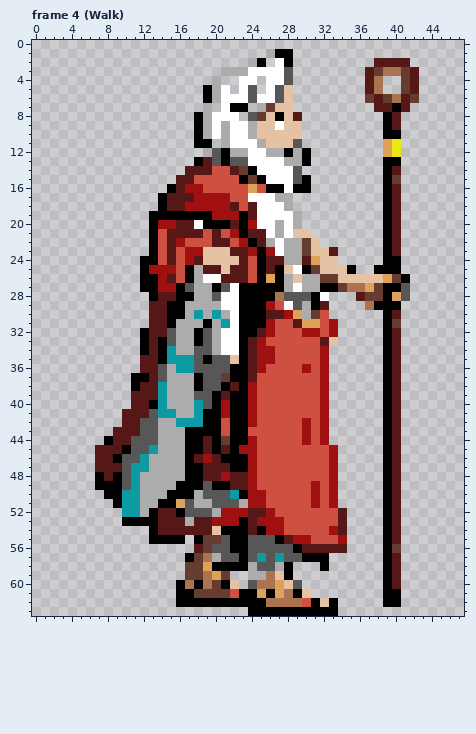
A pixel-art file gets an edit: res/Sprites/Characters/xander.ase. That is the earlier state.
48x64 pixels, 13 frames. Shown: frame 4 (Walk). The commit also changed other frames, which this record leaves out.
The result:
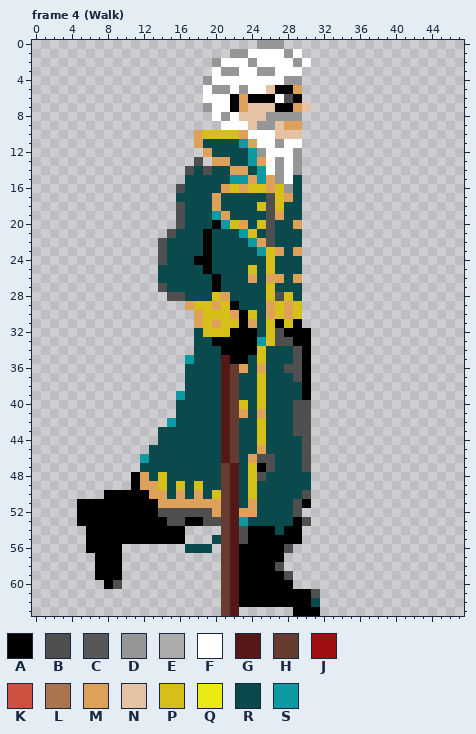
Palette (. is transparent): A #000000  B #4f4f4f  C #575757  D #969696  E #acacac  F #ffffff  G #561717  H #663b30  J #a11010  K #cd5041  L #ab7451  M #dea15a  N #e6c2a4  P #d7bf19  Q #eae912  R #0a4a4c  S #0d9aa3
The edit:
layer "Abrigo trasero" added
layer "Pierna trasera" added
layer "Pierna frontal" added
layer "Abrigo frontal" added
layer "Bastón" added
layer "Solapa" added
layer "Pie trasero" removed
layer "Pie deltantero" removed
Changed rows in their new state; - is an unchanged pixel.
Frame 4 (Walk):
first column x 5:
 0 --------------------DDD---------------
 1 -----------------DDFFFFDF-------------
 2 ---------------DFFFDFF-FDF-------....-
 3 ---------------FDDF-DD-FF-------......
 4 --------------DFFF--F--DD-------..--..
 5 --------------FDDFDFFNAAM-------..--..
 6 --------------FF-AMAAAFBA-------......
 7 --------------DF--MNNNAAMN-------....-
 8 -------------..-D-NNNDDDD---------..--
 9 -------------...F--NDDNMM---------..--
10 -------------MPPPPMFFF------------..--
11 -------------MRRRRSMFFDFF---------..--
12 --------------MRRRRSDFFFD.--------..--
13 -------------B.MMRRSM-DFD.--------..--
14 ------------BRBRRMMRS-D-D---------..--
15 -----------.RRRRRSSMSMD-R.--------..--
16 ----------.BRRRRMPMPPMPDR.--------..--
17 ---------..RRRRMRRRRRBPMR---------..--
18 ---------..BRRRMRRRRPBPRR---------..--
19 --------...BRRRSMRRRRBMRR---------..--
20 --------...BRRR-SPMRPBRRM---------..--
21 --------..BRRRARRRSPRBRRR.--------..--
22 --------.BRRRRARRRRSMBRRR..-------..--
23 --------.BRRRRARRRRRSPMRM....-----..--
24 -------..BRRRAARRRRRRPRRR....-----..--
25 -------..RRRRRARRRRPRPRRR......--...--
26 -------..RRRRRRARRRMR-MRM............-
27 -------..BRRRRR-RRRRRPRRR............-
28 --------..BBRRRPMRRRRPBPR...---......-
29 --------....MPPMPARRRMPMP...----....--
30 --------.....MPPPM-PRMPMP...------..--
31 --------.....MPMPP-MRPAPA....-----..--
32 -------......RPPPA--RPBAAA...-----..--
33 -------......RRAAA-ASPBBAA...-----..--
34 -------......RRRAA-APRRRBA..------..--
35 -------.....-RRRGA-RPRRRBA..------..--
36 -------.....RRRRGHMRMRRBBA..------..--
37 ------......RRRRGHRRPRRRBA..------..--
38 ------......RRRRGHRRPRRRRA..------..--
39 ------.....SRRRR-HRRPRRRRA..------..--
40 ------.....RRRRRGHPRPRRRBB..------..--
41 -----......RRRRRGHMRMRRRBB..------..--
42 -----.....SRRRRRGHRRPRRRBB..------..--
43 ----.....RRRRRRRGHRRPRRRBB..------..--
44 ---......RRRRRRRGHRRPRRRRB..------..--
45 --......RRRRRRRR-HRRMRRRRB...-----..--
46 --.....-RRRRRRRRGHRMBBRRRB...-----..--
47 --.....RRRRRRRRRHGRPABRRRB...-----..--
48 --....AMRPRRRRRRH-RPBRRRRR...-----..--
49 --....AMMPRPRPRRH-RPRRRRRR...-----..--
50 -----AAAMMRMRMRPHGRPRRRRRB...-----..--
51 AAAA-AAAAMM-MMMMHGRMRRRRBA...-----..--
52 AAAAAAAA-BBBBBBMHGMMRRRRB.....----..--
53 AAAAA----ABBAABBHGSRRRRRAB....----..--
54 -AAAAAAA-AAA....HGBA-ARAA.....----..--
55 -AAAAAAA-----..RHGBAAA-AA.....----..--
56 -AAAA-------RRR.HG-AAAAB......----..--
57 --AAA-------....HG-AAAA.....------..--
58 --AAA-------....HG-AAAB.---.------..--
59 --AAA-------....-GAAAAAB----------..--
60 ---AB------.....HGAAAAAA.---------..--
61 -----------.....-G--A-AA-AB-------..--
62 -----------.....HG---AAAAAR..-----..--
63 ----------------HG-.....---..---------
Boxes around the changes in both pictures, in picture pixels (x1, y1, x2, y2):
changed: (77, 40, 419, 616)
